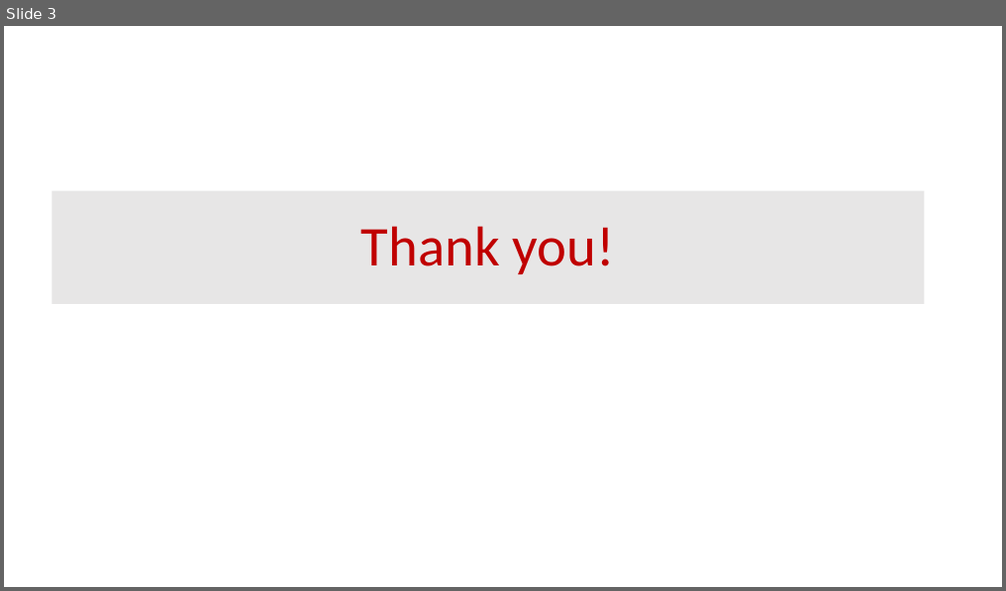
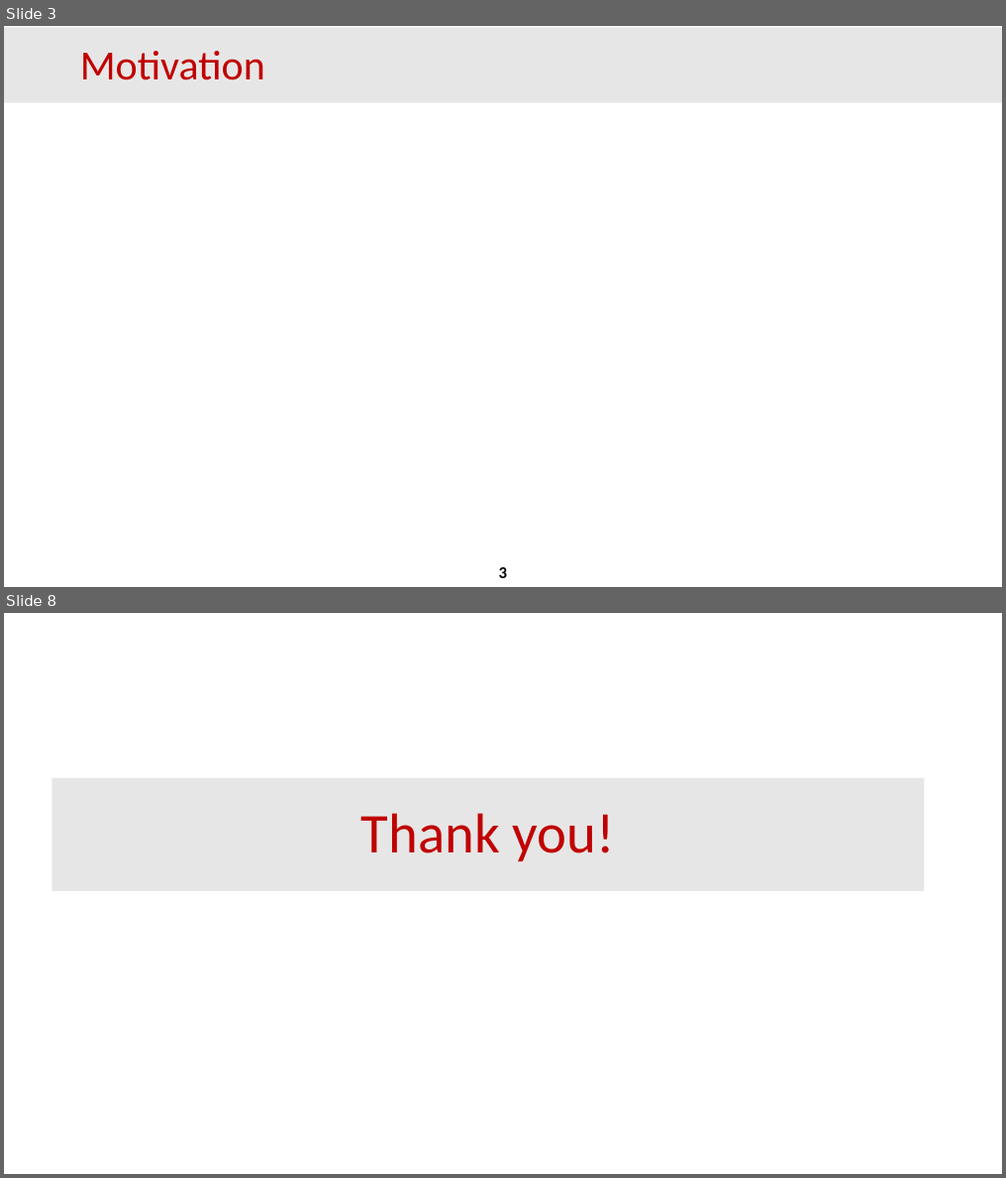
Before and after one commit to AWSGoPokes/aws-iot, a slide deck: docs/Presentation.pptx. Shown one above the other, each under a label of ours: slide 3 before the commit, slides 3 and 8 after it; the slides between them are not shown. The pictures are 1006x591 and 1006x1178 pixels, drawn with LibreOffice and Linux fonts; fonts in the diff are those of the drawing; background and template pictures are left out. Boxes give left, top, right and bottom in pixels: in the first picture for what was removed or moved away, otherwise in the second. Text is boxed around its words. In the diff, an @@ line names an element or a change of style, - is before the commit and + after.

```diff
--- a/docs/Presentation.pptx
+++ b/docs/Presentation.pptx
@@ slide 3 added at (x1=4, y1=26, x2=1002, y2=587), background #FFFFFF @@
@@ rectangle added at (x1=4, y1=28, x2=1002, y2=103), fill #E7E6E6 @@
@@ title added at (x1=80, y1=51, x2=265, y2=80), 40 pt, text #C00000 @@
+Motivation
@@ page number added at (x1=499, y1=568, x2=507, y2=578), 16 pt, text #000000, bold @@
+3
@@ what was slide 3 is now slide 8 @@
```
Also in this commit, not shown: 2 slides changed, 4 other slides added.
